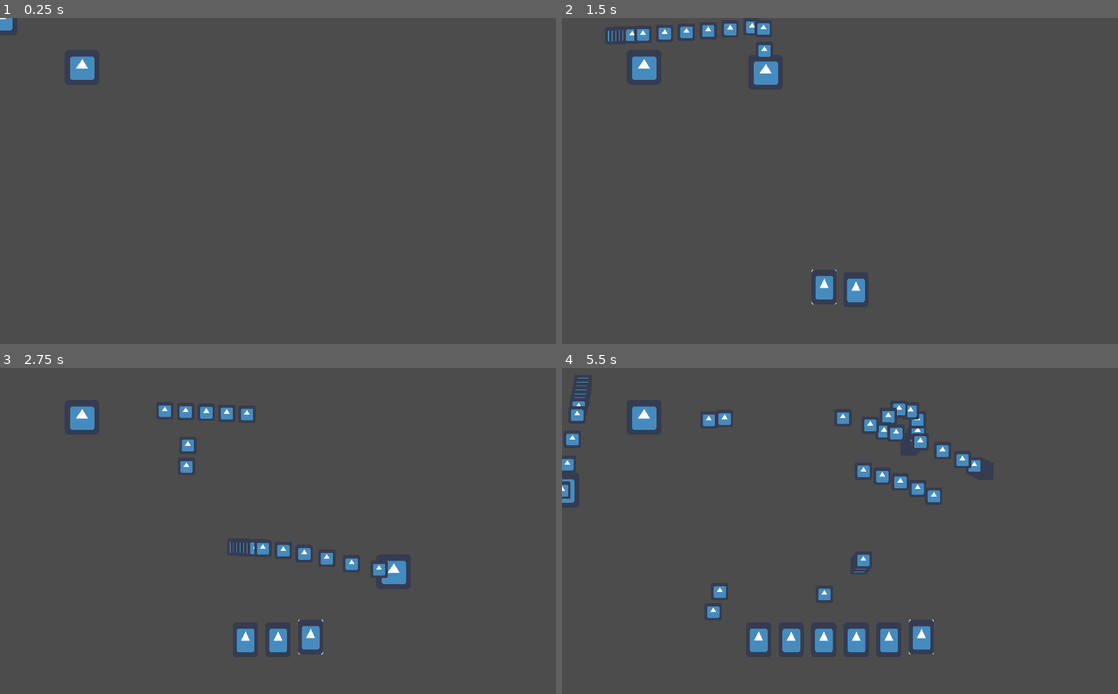
Above: before the commit, frames 1-4 (two rows, left to right).
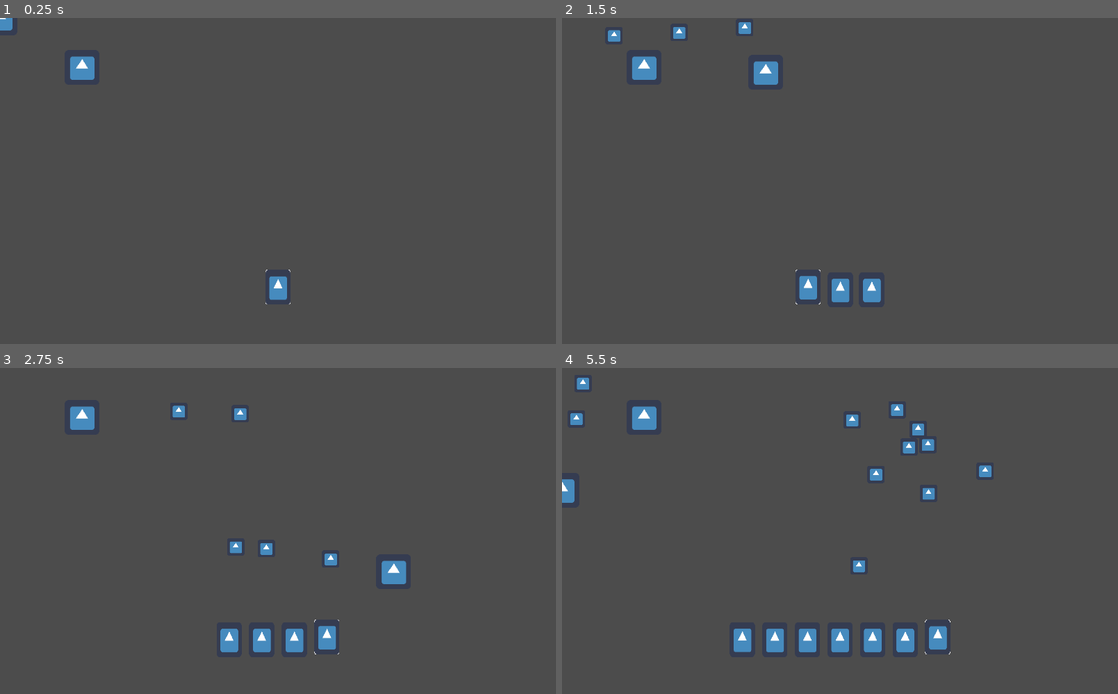
Above: after the commit, the same moments.

Repository: Geminimax/GWJ57
Game: Godot game, scene res://node/World.tscn
Same seed, same stepped clock (60 frames per second), same inputs: the game is played once before the commit and once after it. The engine's default icon, where the game draws it, is replaced by a stand-in: a white triangle on a blue panel in a dark square.
Inputs (mouse positions are in pixels of both pictures, inside the frame that each line leads up to):
- Up to frame 1 (0.25 s): no input
- Up to frame 2 (1.5 s): tap Enter (ui_accept) at 0.5, 0.77 s; move the mouse to (962, 164) at 0.52 s; press the mouse at (962, 164) at 0.53 s; hold Right (ui_right) 0.53-1.28 s; move the mouse to (728, 197) at 1.27 s; release the mouse at (728, 197) at 1.28 s; hold Down (ui_down) from 1.28 s (still down); click (728, 197) at 1.35 s
- Up to frame 3 (2.75 s): tap Enter (ui_accept) at 1.52 s; move the mouse to (333, 459) at 2.02 s; release Down (ui_down) at 2.03 s; press the mouse at (333, 459) at 2.03 s; hold Right (ui_right) from 2.03 s (still down); tap Mouse wheel down (spell_roll_left) at 2.1 s
- Up to frame 4 (5.5 s): move the mouse to (812, 596) at 2.77 s; release Right (ui_right) at 2.78 s; release the mouse at (812, 596) at 2.78 s; hold Up (ui_up) 2.78-3.53 s; tap Mouse wheel up (spell_roll_right) at 2.85 s; tap Enter (ui_accept) at 3.02, 3.77, 4.52 s; click (812, 596) at 3.05 s; move the mouse to (1006, 579) at 3.52 s; press the mouse at (1006, 579) at 3.53 s; hold Left (ui_left) 3.53-5.03 s; move the mouse to (673, 482) at 4.27 s; release the mouse at (673, 482) at 4.28 s; click (673, 482) at 4.35 s; move the mouse to (867, 531) at 5.02 s; press the mouse at (867, 531) at 5.03 s; hold Down (ui_down) from 5.03 s (still down); tap Mouse wheel down (spell_roll_left) at 5.1 s

The runs differ from the first frame. In frame 1, 0.2% of the frame differs, in the area x 47-53%, y 77-88%; in frame 2, 1.8%; in frame 3, 2.6%; in frame 4, 5.1%, in the area x 0-78%, y 3-88%.

Commit message:
Add World and tower

Diff:
--- a/ForgottenKnowledge/node/Character.gd
+++ b/ForgottenKnowledge/node/Character/Character.gd
@@ -25,8 +25,8 @@
 func cast_spell():
 	var spell = spell_holder.get_selected_spell()
 	if(current_mp > spell.mana_cost):
-		current_mp -= spell.mana_cost
-		spell.cast(self, get_global_mouse_position())
+		if (spell.cast(self, get_global_mouse_position())):
+			current_mp -= spell.mana_cost
 
 func handle_mp(delta):
 	if(current_mp < total_mp):
--- a/ForgottenKnowledge/node/Character.tscn
+++ b/ForgottenKnowledge/node/Character/Character.tscn
@@ -1,7 +1,7 @@
 [gd_scene load_steps=5 format=2]
 
 [ext_resource path="res://icon.png" type="Texture" id=1]
-[ext_resource path="res://node/Character.gd" type="Script" id=2]
+[ext_resource path="res://node/Character/Character.gd" type="Script" id=2]
 [ext_resource path="res://node/UI/SpellHolder.tscn" type="PackedScene" id=3]
 
 [sub_resource type="SpriteFrames" id=1]
--- /dev/null
+++ b/ForgottenKnowledge/node/Enemy/FartCloud/Fart.gd
@@ -0,0 +1,6 @@
+extends "res://node/Enemy/Enemy.gd"
+
+onready hp = $HP
+
+func _process(delta):
+	hp.damage(delta)
--- /dev/null
+++ b/ForgottenKnowledge/node/Enemy/FartCloud/Fart.tscn
@@ -0,0 +1,7 @@
+[gd_scene load_steps=3 format=2]
+
+[ext_resource path="res://node/Enemy/Enemy.tscn" type="PackedScene" id=1]
+[ext_resource path="res://node/Enemy/FartCloud/Fart.gd" type="Script" id=2]
+
+[node name="Fart" instance=ExtResource( 1 )]
+script = ExtResource( 2 )
--- /dev/null
+++ b/ForgottenKnowledge/node/Enemy/FartCloud/FartCloud.gd
@@ -0,0 +1,27 @@
+extends "res://node/Enemy/Enemy.gd"
+
+var move_speed = 200
+var fart_rate = 1
+
+func _process(delta):
+	handle_movement()
+
+
+func handle_movement():
+	var direction = Vector2()
+
+	if(Input.is_action_pressed("ui_up")):
+		direction += Vector2.UP
+	if(Input.is_action_pressed("ui_down")):
+		direction += Vector2.DOWN
+	if(Input.is_action_pressed("ui_left")):
+		direction += Vector2.LEFT
+	if(Input.is_action_pressed("ui_right")):
+		direction += Vector2.RIGHT
+
+	direction = direction.normalized()
+
+	move_and_slide(direction * move_speed)
+
+func fart(position):
+	pass
--- /dev/null
+++ b/ForgottenKnowledge/node/Enemy/FartCloud/FartCloud.tscn
@@ -0,0 +1,7 @@
+[gd_scene load_steps=3 format=2]
+
+[ext_resource path="res://node/Enemy/Enemy.tscn" type="PackedScene" id=1]
+[ext_resource path="res://node/Enemy/FartCloud/FartCloud.gd" type="Script" id=2]
+
+[node name="Fart" instance=ExtResource( 1 )]
+script = ExtResource( 2 )
--- a/ForgottenKnowledge/node/Projectile/Projectile.gd
+++ b/ForgottenKnowledge/node/Projectile/Projectile.gd
@@ -1,6 +1,7 @@
 extends Node2D
 
 export (int) var damage_amount
+
 var direction : Vector2 = Vector2.UP
 var speed : float = 100
 
--- a/ForgottenKnowledge/node/Spell/Spell.gd
+++ b/ForgottenKnowledge/node/Spell/Spell.gd
@@ -4,15 +4,30 @@
 export (String) var spell_name
 export (String) var spell_description
 export (int) var mana_cost = 1
+export (float) var cooldown = 0.3
+
+var curr_cooldown = 0
+
+func _process(delta):
+	curr_cooldown -= delta
+
+func get_current_cooldown():
+	return curr_cooldown
 
 func cast(source,target):
-    if(target is Vector2):
-        cast_at_position(source,target)
-    elif(target is Node):
-        cast_at_target(source, target)
+	if (curr_cooldown > 0):
+		return false
+
+	if(target is Vector2):
+		cast_at_position(source,target)
+	elif(target is Node):
+		cast_at_target(source, target)
+
+	curr_cooldown = cooldown
+	return true
 
 func cast_at_position(source, target):
-    pass
+	pass
 
 func cast_at_target(source, target):
-    pass
+	pass
--- /dev/null
+++ b/ForgottenKnowledge/node/Tower/Tower.gd
@@ -0,0 +1,17 @@
+extends KinematicBody2D
+
+onready var hp = $HP
+
+signal tower_died
+
+func _on_Area2D_area_entered(area):
+	var parent = area.get_parent()
+
+	if (parent.is_in_group("enemy")):
+		take_damage(parent.damage)
+
+func take_damage(amount):
+	hp.damage(amount)
+
+func _on_HP_died():
+	emit_signal("tower_died")
--- /dev/null
+++ b/ForgottenKnowledge/node/Tower/Tower.tscn
@@ -0,0 +1,35 @@
+[gd_scene load_steps=6 format=2]
+
+[ext_resource path="res://icon.png" type="Texture" id=1]
+[ext_resource path="res://node/Common/HP/HP.tscn" type="PackedScene" id=2]
+[ext_resource path="res://node/Tower/Tower.gd" type="Script" id=3]
+
+[sub_resource type="RectangleShape2D" id=1]
+extents = Vector2( 32, 32 )
+
+[sub_resource type="SpriteFrames" id=2]
+animations = [ {
+"frames": [ ExtResource( 1 ) ],
+"loop": true,
+"name": "default",
+"speed": 5.0
+} ]
+
+[node name="Tower" type="KinematicBody2D"]
+script = ExtResource( 3 )
+
+[node name="Area2D" type="Area2D" parent="." groups=["player"]]
+collision_layer = 2
+collision_mask = 5
+
+[node name="CollisionShape2D" type="CollisionShape2D" parent="Area2D"]
+shape = SubResource( 1 )
+
+[node name="AnimatedSprite" type="AnimatedSprite" parent="."]
+frames = SubResource( 2 )
+
+[node name="HP" parent="." instance=ExtResource( 2 )]
+total = 98
+
+[connection signal="area_entered" from="Area2D" to="." method="_on_Area2D_area_entered"]
+[connection signal="died" from="HP" to="." method="_on_HP_died"]
--- a/ForgottenKnowledge/node/UI/SpellHolder.gd
+++ b/ForgottenKnowledge/node/UI/SpellHolder.gd
@@ -10,7 +10,7 @@
 onready var tween = $Tween
 
 func _ready():
-	pass # Replace with function body.
+	add_spell(get_test_spell())
 
 func _process(delta):
 	if(Input.is_action_just_pressed("ui_accept")):
--- a/ForgottenKnowledge/node/World.tscn
+++ b/ForgottenKnowledge/node/World.tscn
@@ -1,6 +1,6 @@
 [gd_scene load_steps=3 format=2]
 
-[ext_resource path="res://node/Character.tscn" type="PackedScene" id=1]
+[ext_resource path="res://node/Character/Character.tscn" type="PackedScene" id=1]
 [ext_resource path="res://node/Enemy/Enemy.tscn" type="PackedScene" id=2]
 
 [node name="World" type="Node2D"]
